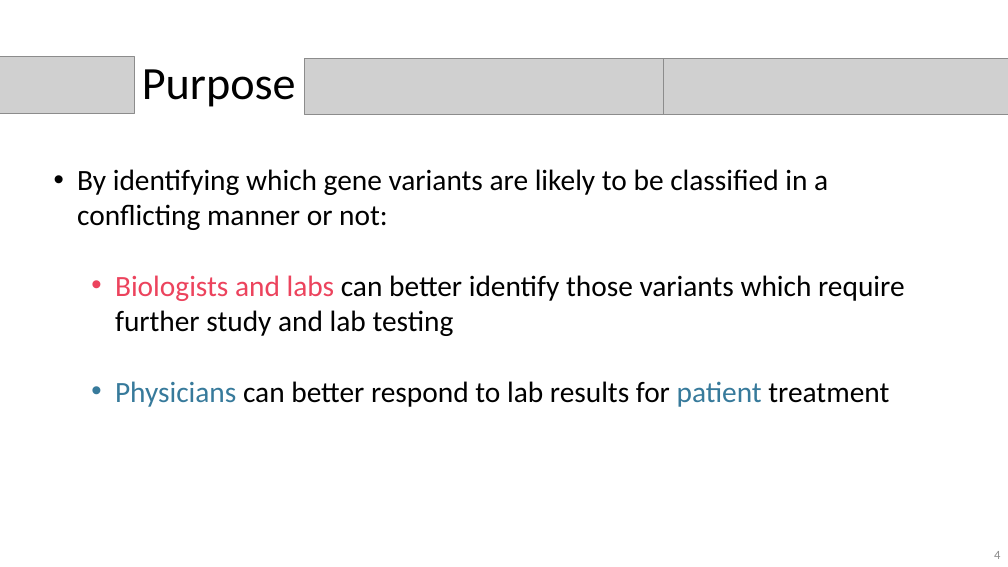
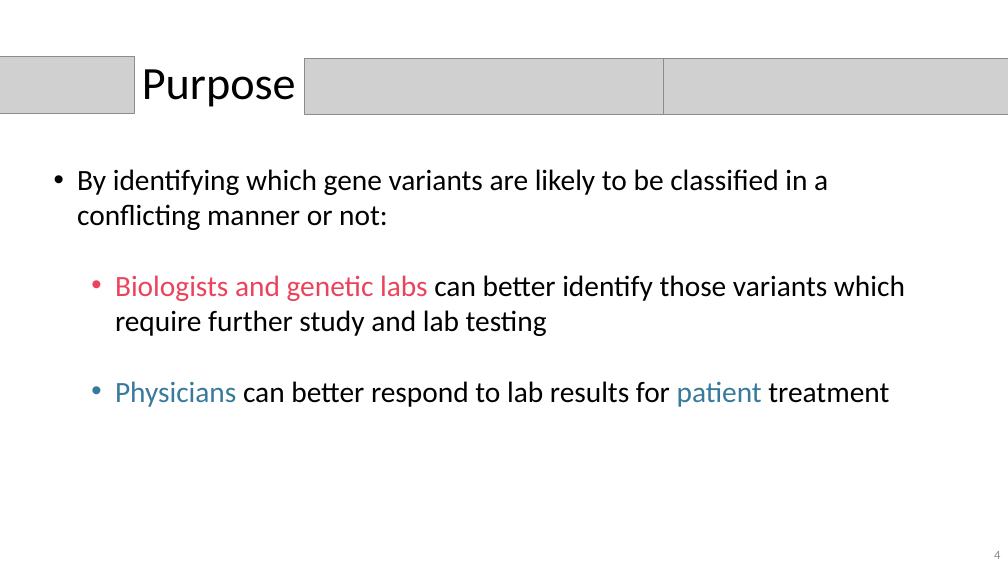
Before and after one commit to nkinnaird/GeneticVariantClassification, a slide deck: slide 4 of Presentation/GeneticVariantClassificationPres.pptx. Drawn at 1008x567 pixels with LibreOffice and Linux fonts; fonts in the diff are those of the drawing; grey boxes stand for pictures. Boxes give left, top, right and bottom in pixels: in the first picture for what was removed or moved away, otherwise in the second. Text is boxed around its words. In the diff, an @@ line names an element or a change of style, - is before the commit and + after.

```diff
--- a/Presentation/GeneticVariantClassificationPres.pptx
+++ b/Presentation/GeneticVariantClassificationPres.pptx
@@ text at (x1=115, y1=275, x2=905, y2=336): text changed @@
-  • Biologists and labs can better identify those variants which require further study and lab testing
+  • Biologists and genetic labs can better identify those variants which require further study and lab testing
```
Also in this commit, not shown: 4 other slides changed, 1 other file.
